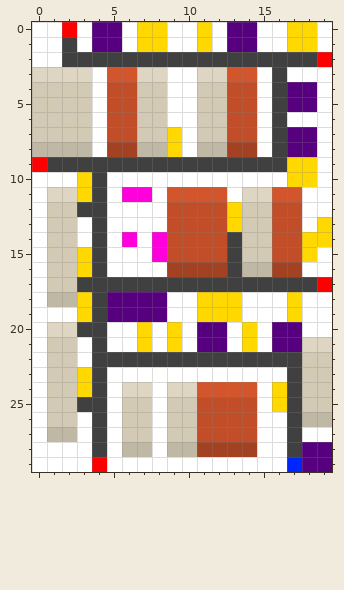
Pixel-art sprite, stored at data/maps/level4_blocking.png. This is how it looked before the edit.
The file is 20x30 pixels. Colours within 5 levels of each other are drawn and written as one.
After:
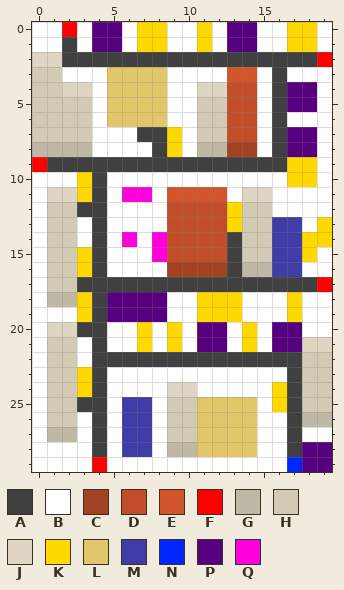
Palette (. is transparent): A #404040  B #ffffff  C #a34222  D #c14e28  E #d3552b  F #ff0000  G #bfb8a5  H #d2cab4  J #ded6c2  K #ffd800  L #e2c66a  M #403da7  N #0026ff  P #57007f  Q #ff00dc
Change:
The edit turns colour G into colour A in row 8 at x 8.
The edit turns colour H into colour A in row 7 at x 7 to 8.
The edit turns colour C into colour B in row 8 at x 5 to 6.
The edit turns colour D into colour B in row 7 at x 5 to 6; in row 12 at x 16 to 17.
The edit turns colour E into colour B in row 11 at x 16 to 17; in row 24 at x 11 to 14.
The edit turns colour G into colour B in row 8 at x 7.
The edit turns colour J into colour B in row 3 at x 2 to 3 and 11 to 12; in row 24 at x 6 to 7.
The edit turns colour J into colour H in row 3 at x 0 to 1.
The edit turns colour B into colour J in row 2 at x 0 to 1.
The edit turns colour H into colour J in row 4 at x 2 to 3 and 11 to 12.
The edit turns colour C into colour L in row 28 at x 11 to 14.
The edit turns colour D into colour L in rows 4 to 6 at x 5 to 6; in rows 25 to 27 at x 11 to 14.
The edit turns colour E into colour L in row 3 at x 5 to 6.
The edit turns colour H into colour L in rows 4 to 6 at x 7 to 8.
The edit turns colour J into colour L in row 3 at x 7 to 8.
The edit turns colour C into colour M in row 16 at x 16 to 17.
The edit turns colour D into colour M in rows 13 to 15 at x 16 to 17.
The edit turns colour G into colour M in row 28 at x 6 to 7.
The edit turns colour H into colour M in rows 25 to 27 at x 6 to 7.
